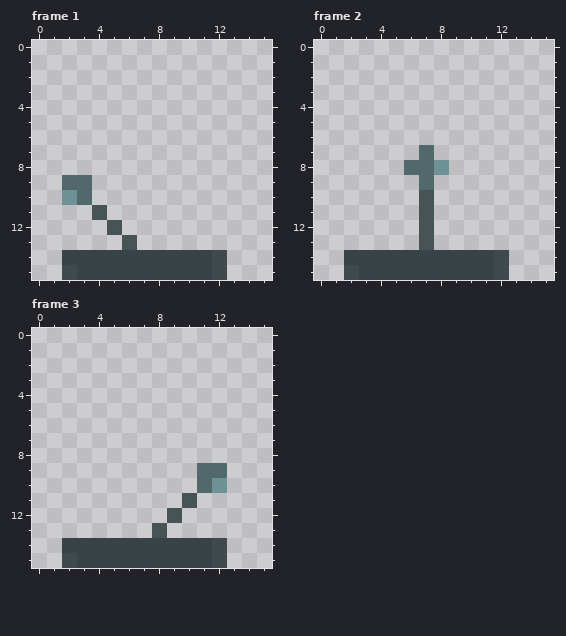
File history of a pixel-art file, assets/lever.aseprite. The first picture shows the starting point.
16x16 pixels, 3 frames. Shown: frame 1, frame 2, frame 3.
New version:
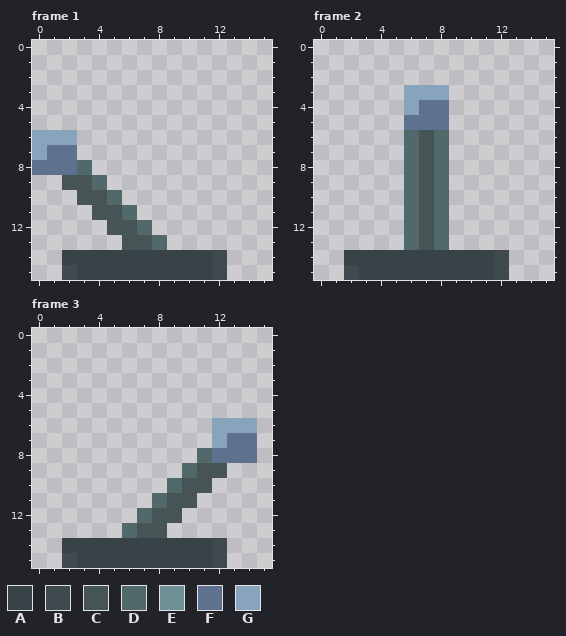
Palette (. is transparent): A #384348  B #3e4a4e  C #465456  D #52696c  E #6e9196  F #5e718e  G #88a3bc
Edits made:
Frame 1:
y 6: x 0..2 ... -> GGG
y 7: x 0..2 ... -> GFF
y 8: x 0..3 .... -> FFFD
y 9: x 2..4 DD. -> CCD
y 10: x 2..5 ED.. -> .CCD
y 11: x 5..6 .. -> CD
y 12: x 6..7 .. -> CD
y 13: x 7..8 .. -> CD
Frame 2:
y 3: x 6..8 ... -> GGG
y 4: x 6..8 ... -> GFF
y 5: x 6..8 ... -> FFF
y 6: x 6..8 ... -> DCD
y 7: x 6..8 .D. -> DCD
y 8: x 7..8 DE -> CD
y 9: x 6..8 .D. -> DCD
y 10..13: x 6 . -> D; x 8 . -> D
Frame 3:
y 6: x 12..14 ... -> GGG
y 7: x 12..14 ... -> GFF
y 8: x 11..14 .... -> DFFF
y 9: x 10..12 .DD -> DCC
y 10: x 9..12 ..DE -> DCC.
y 11: x 8..9 .. -> DC
y 12: x 7..8 .. -> DC
y 13: x 6..7 .. -> DC
Pixel boxes of the changes (left, top, right, bottom) in both pictures:
changed: (32, 130, 167, 250)
changed: (404, 85, 449, 250)
changed: (122, 418, 257, 538)
